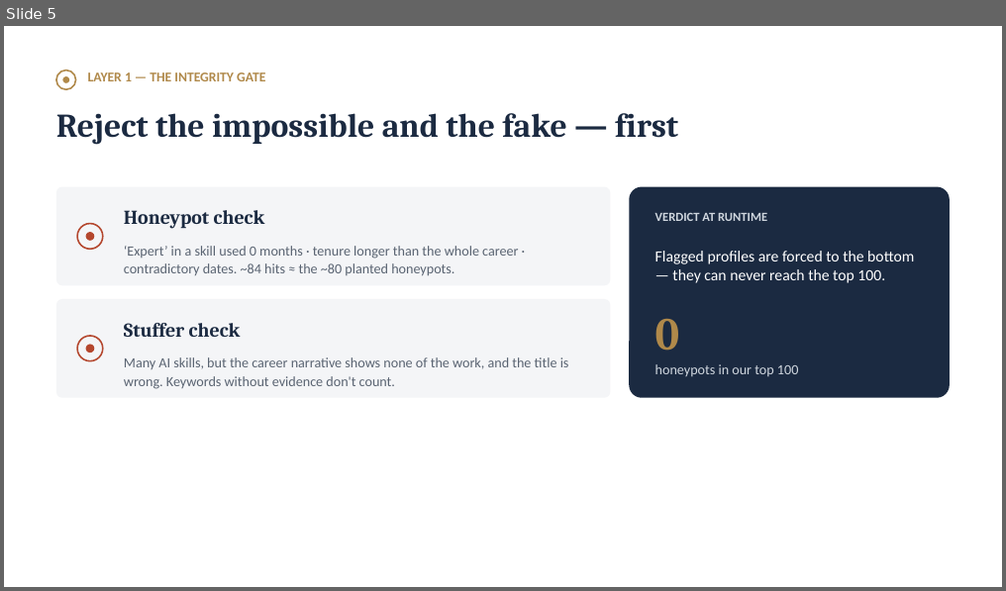
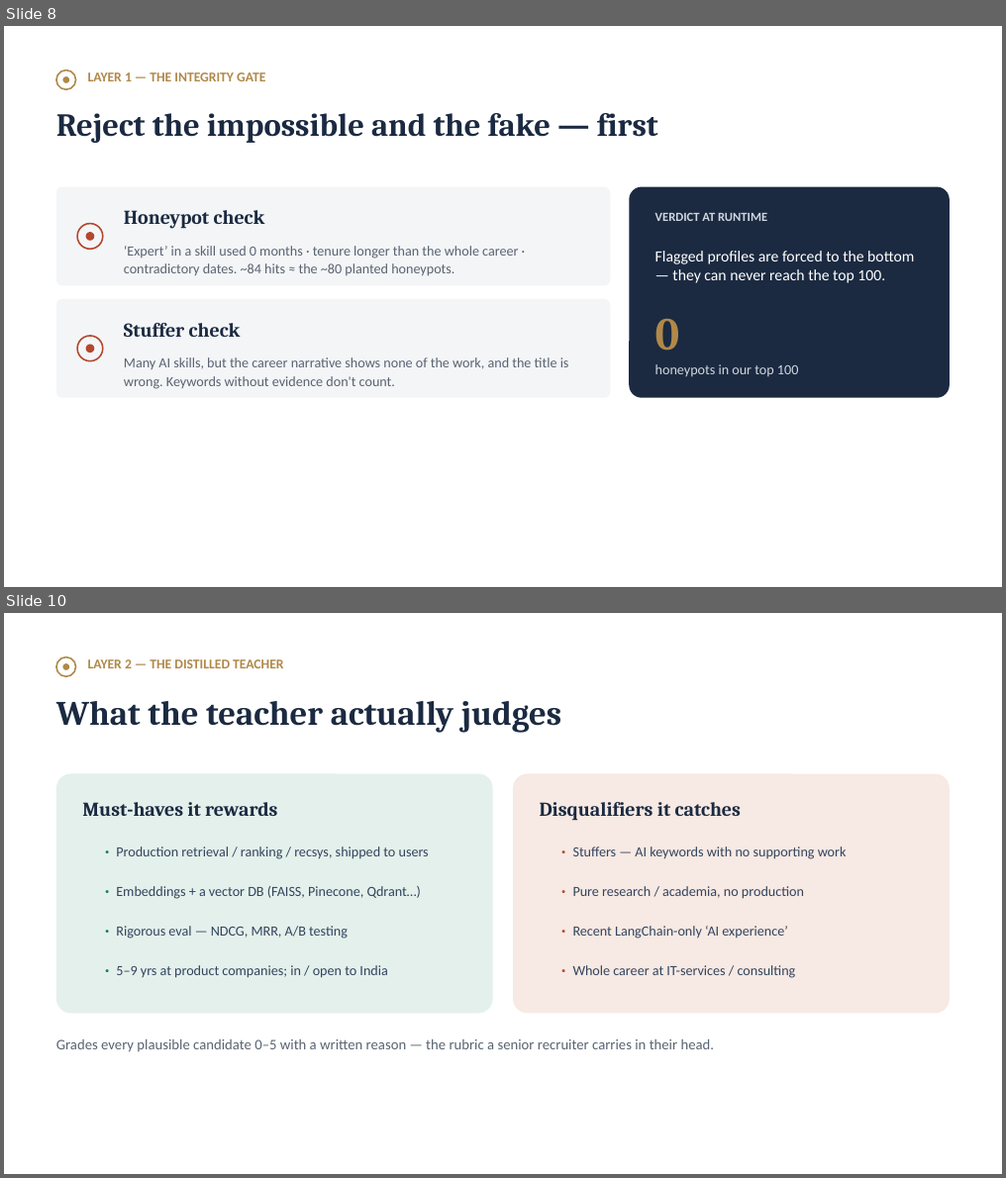
Before and after one commit to TheClazer/parakh, a slide deck: deck/parakh_deck.pptx. Shown one above the other, each under a label of ours: slide 5 before the commit, slides 8 and 10 after it; the slides between them are not shown. The pictures are 1006x591 and 1006x1178 pixels, drawn with LibreOffice and Linux fonts; fonts in the diff are those of the drawing. Boxes give left, top, right and bottom in pixels: in the first picture for what was removed or moved away, otherwise in the second. Text is boxed around its words. In the diff, an @@ line names an element or a change of style, - is before the commit and + after.

Commit message:
Team Evolve details; richer 16-slide deck; parametrize teacher model/output

```diff
--- a/deck/parakh_deck.pptx
+++ b/deck/parakh_deck.pptx
@@ slide 10 added at (4, 613, 1002, 1174), background #FFFFFF @@
@@ ellipse added at (56, 658, 76, 676), outline #B0894A 1.5 pt @@
@@ ellipse added at (63, 663, 70, 670), fill #B0894A @@
@@ text added at (88, 660, 283, 668), 13 pt, text #B0894A, bold @@
+LAYER 2 — THE DISTILLED TEACHER
@@ text added at (56, 701, 561, 733), 33 pt, text #1B2A41, bold @@
+What the teacher actually judges
@@ rounded rectangle added at (56, 774, 493, 1014), fill #E4F0EB @@
@@ rounded rectangle added at (513, 774, 949, 1014), fill #F7E9E3 @@
@@ text added at (82, 802, 277, 816), 19 pt, text #1B2A41, bold @@
+Must-haves it rewards
@@ text added at (540, 802, 741, 821), 19 pt, text #1B2A41, bold @@
+Disqualifiers it catches
@@ text added at (116, 847, 429, 860), 13.5 pt, text #33455F @@
+· Production retrieval / ranking / recsys, shipped to users
@@ text added at (573, 847, 846, 860), 13.5 pt, text #33455F @@
+· Stuffers — AI keywords with no supporting work
@@ text added at (116, 886, 421, 899), 13.5 pt, text #33455F @@
+· Embeddings + a vector DB (FAISS, Pinecone, Qdrant…)
@@ text added at (573, 886, 804, 899), 13.5 pt, text #33455F @@
+· Pure research / academia, no production
@@ text added at (116, 926, 348, 939), 13.5 pt, text #33455F @@
+· Rigorous eval — NDCG, MRR, A/B testing
@@ text added at (573, 926, 787, 939), 13.5 pt, text #33455F @@
+· Recent LangChain-only ‘AI experience’
@@ text added at (116, 965, 387, 978), 13.5 pt, text #33455F @@
+· 5–9 yrs at product companies; in / open to India
@@ text added at (573, 965, 796, 978), 13.5 pt, text #33455F @@
+· Whole career at IT-services / consulting
@@ text added at (56, 1040, 715, 1053), 14 pt, text #5A6472 @@
+Grades every plausible candidate 0–5 with a written reason — the rubric a senior recruiter carries in their head.
@@ what was slide 5 is now slide 8 @@
@@ slide 8 changed as well @@
@@ text "Reject the impossible and the ..." at (56, 113, 658, 143): size 32 to 31 pt @@
```
Also in this commit, not shown: 8 other slides changed, 6 other slides added, 2 slides removed, 4 other files.
